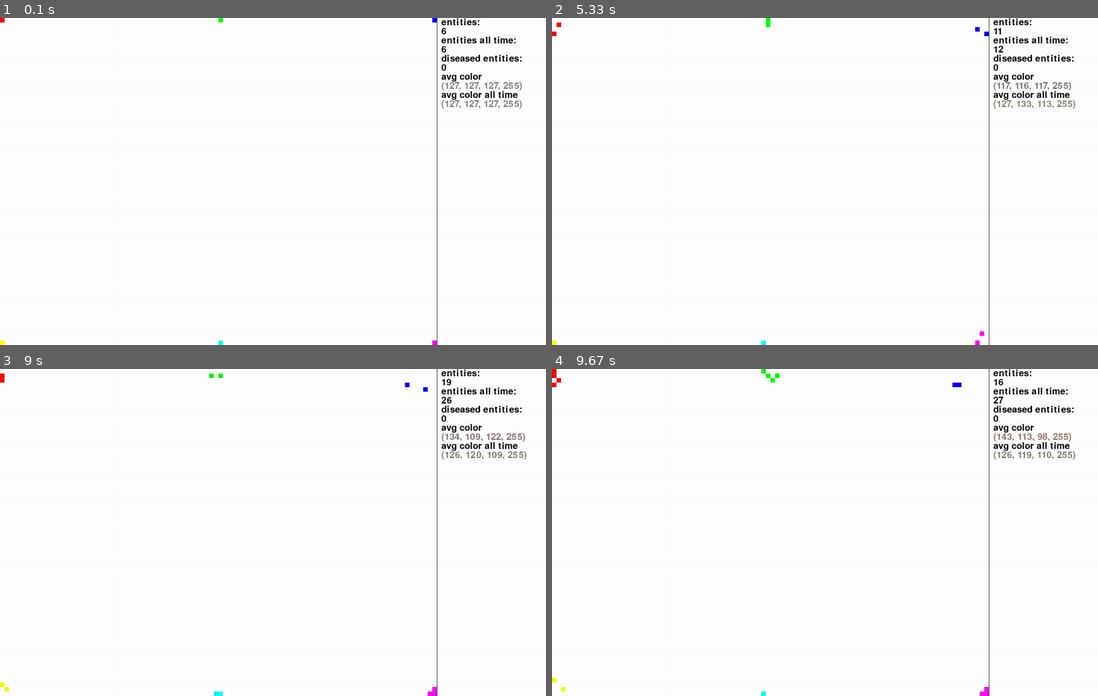
Above: before the commit, frames 1-4 (two rows, left to right).
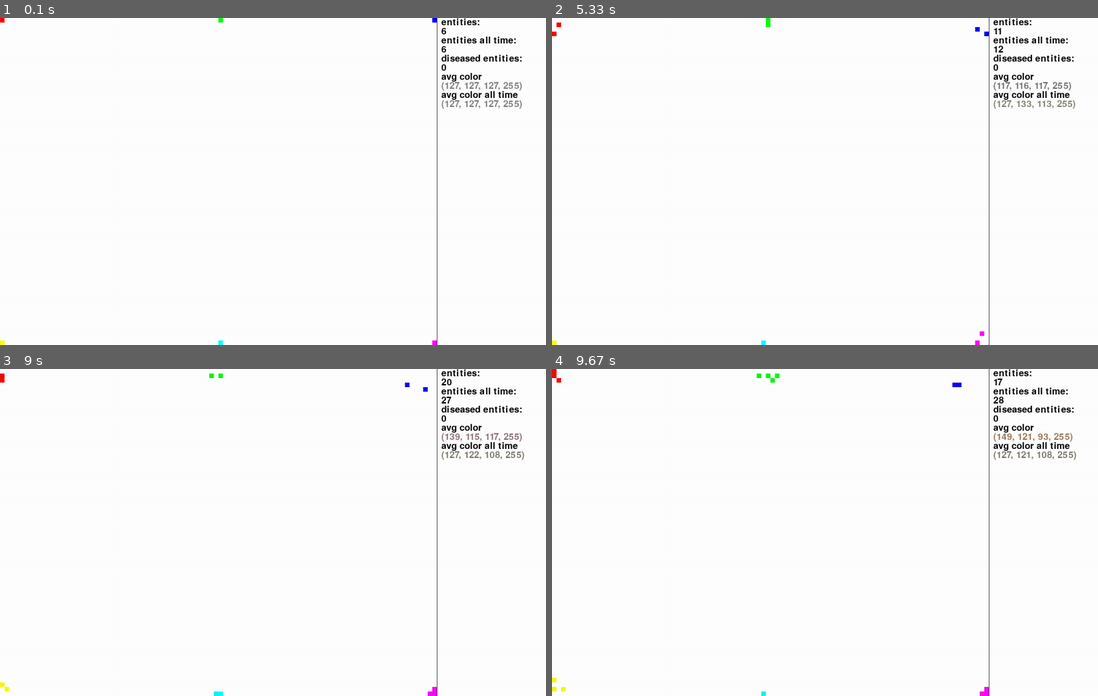
Above: after the commit, the same moments.

Repository: sbwhitt/pygame-life-simulation
Game: pygame game, started from main.py
Two runs of this game, one before a commit and one after it. Both use one fixed random seed, a clock stepped at 60 frames per second and the inputs below.
Inputs:
- Up to frame 1 (0.1 s): no input
- Up to frame 2 (5.33 s): no input
- Up to frame 3 (9 s): no input
- Up to frame 4 (9.67 s): no input

Frames 1-2 are identical in both runs. In frame 3, 0.4% of the frame differs, in the area x 80-97%, y 2-28%; in frame 4, 0.3%.

Commit message:
updated cannibalism

Diff:
--- a/entity.py
+++ b/entity.py
@@ -15,6 +15,8 @@
         self.amnt_offspring = 0
         self.generation = 1
         self.diseased = False
+        self.nourished = False
+        self.eaten = False
         if len(args) == 3:
             self.color = args[2]
         else:
@@ -36,7 +38,7 @@
 
     def reproduce(self) -> "Entity|None":
         r = random.randint(0, 1+self.amnt_offspring)
-        if r == 1 and not self.diseased:
+        if (self.nourished or r == 1) and not self.diseased:
             self.amnt_offspring += 1
             self.age_limit -= 1
             offspring = Entity(self.rect.left, self.rect.top)
--- a/entity_manager.py
+++ b/entity_manager.py
@@ -131,7 +131,10 @@
     def _cannibalize(self, eater, collisions: list[Entity]) -> None:
         for c in collisions:
             if c != eater and random.randint(0, 1) == 1:
+                self._spread_color([eater, c])
                 eater.age_limit += c.age_limit
+                eater.nourished = True
+                c.eaten = True
                 self._remove_entity(c)
 
     def _handle_collisions(self, e: Entity) -> None:
@@ -160,6 +163,9 @@
         if e.diseased:
             print("an entity of generation " + str(e.generation) + " has perished from disease after " +
                   str(e.age) + " ages, leaving " + str(e.amnt_offspring) + " offspring")
+        elif e.eaten:
+            print("an entity of generation " + str(e.generation) + " has been eaten after " +
+                  str(e.age) + " ages, leaving " + str(e.amnt_offspring) + " offspring")
         else:
             print("an entity of generation " + str(e.generation) + " has perished after " +
                   str(e.age) + " ages, leaving " + str(e.amnt_offspring) + " offspring")
